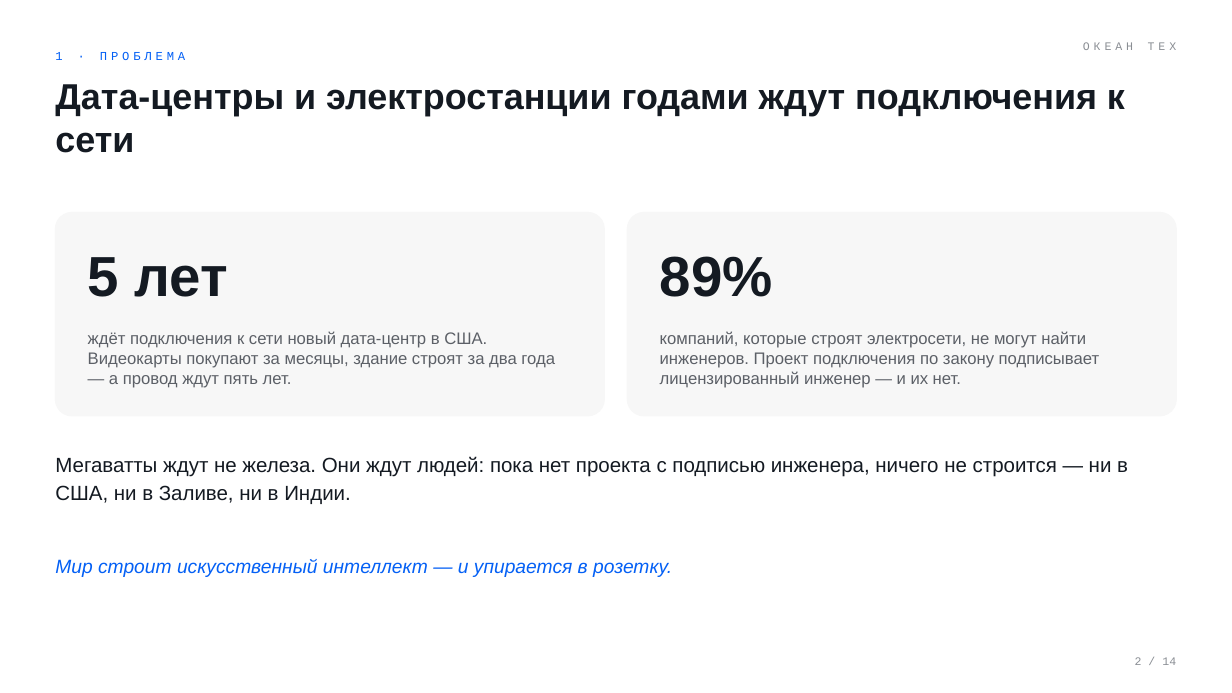
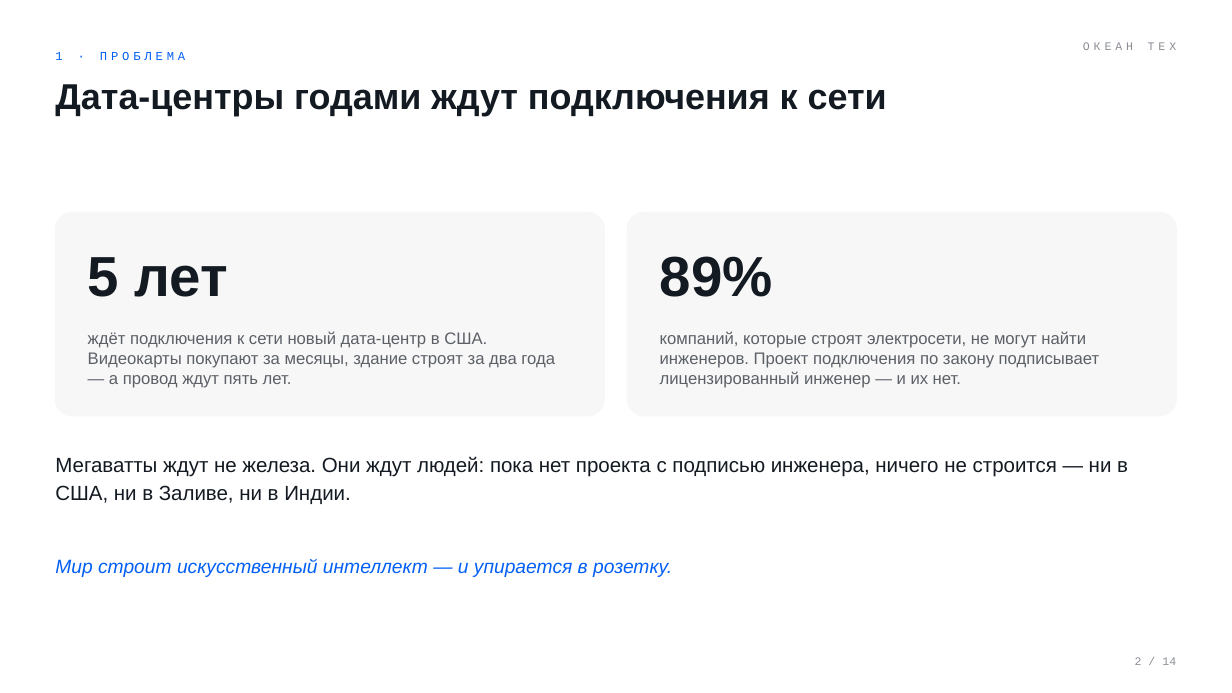
Before and after one commit to komoroshin/research, a slide deck: slide 2 of ai-case-library/research/ventures/grid-plain-deck.pptx. Drawn at 1232x693 pixels with LibreOffice and Linux fonts; fonts in the diff are those of the drawing. Boxes give left, top, right and bottom in pixels: in the first picture for what was removed or moved away, otherwise in the second. Text is boxed around its words. In the diff, an @@ line names an element or a change of style, - is before the commit and + after.

```diff
--- a/ai-case-library/research/ventures/grid-plain-deck.pptx
+++ b/ai-case-library/research/ventures/grid-plain-deck.pptx
@@ text at (55, 84, 887, 116): text changed @@
-Дата-центры и электростанции годами ждут подключения к сети
+Дата-центры годами ждут подключения к сети
```
Also in this commit, not shown: 8 other slides changed, 2 other files.
